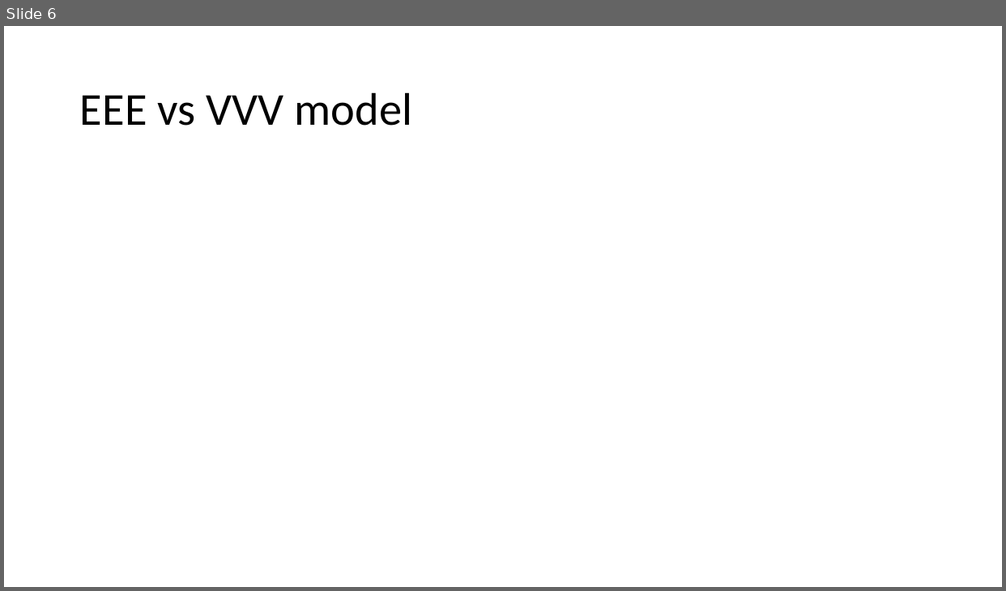
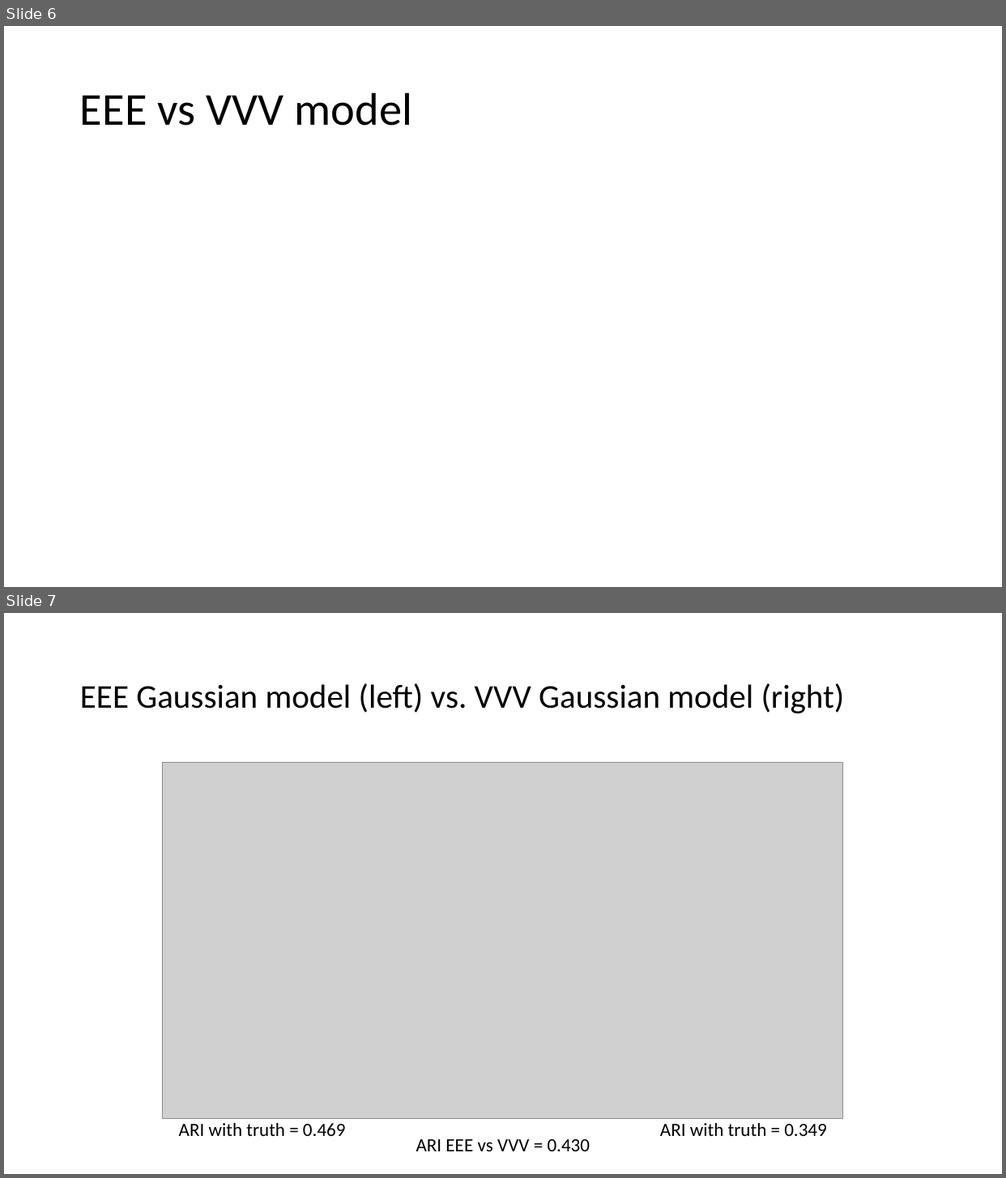
Before and after one commit to edward130603/BayesSpace, a slide deck: output/slides/slides_5-22.pptx. Shown one above the other, each under a label of ours: slide 6 before the commit, slides 6 and 7 after it. The pictures are 1006x591 and 1006x1178 pixels, drawn with LibreOffice and Linux fonts; fonts in the diff are those of the drawing; grey boxes stand for pictures. Boxes give left, top, right and bottom in pixels: in the first picture for what was removed or moved away, otherwise in the second. Text is boxed around its words. In the diff, an @@ line names an element or a change of style, - is before the commit and + after.

Commit message:
VVV covar model implementation and example

```diff
--- a/output/slides/slides_5-22.pptx
+++ b/output/slides/slides_5-22.pptx
@@ slide 7 added at <box>4,613,1002,1174</box>, background #FFFFFF @@
@@ title added at <box>80,683,845,713</box>, 32 pt, text #000000 @@
+EEE Gaussian model (left) vs. VVV Gaussian model (right)
@@ picture added at <box>163,763,843,1119</box> @@
@@ text added at <box>179,1123,346,1136</box>, 18 pt, text #000000 @@
+ARI with truth = 0.469
@@ text added at <box>416,1139,590,1152</box>, 18 pt, text #000000 @@
+ARI EEE vs VVV = 0.430
@@ text added at <box>660,1123,827,1136</box>, 18 pt, text #000000 @@
+ARI with truth = 0.349
```
Also in this commit, not shown: 2 slides changed, 1 other slide added, 4 other files.
